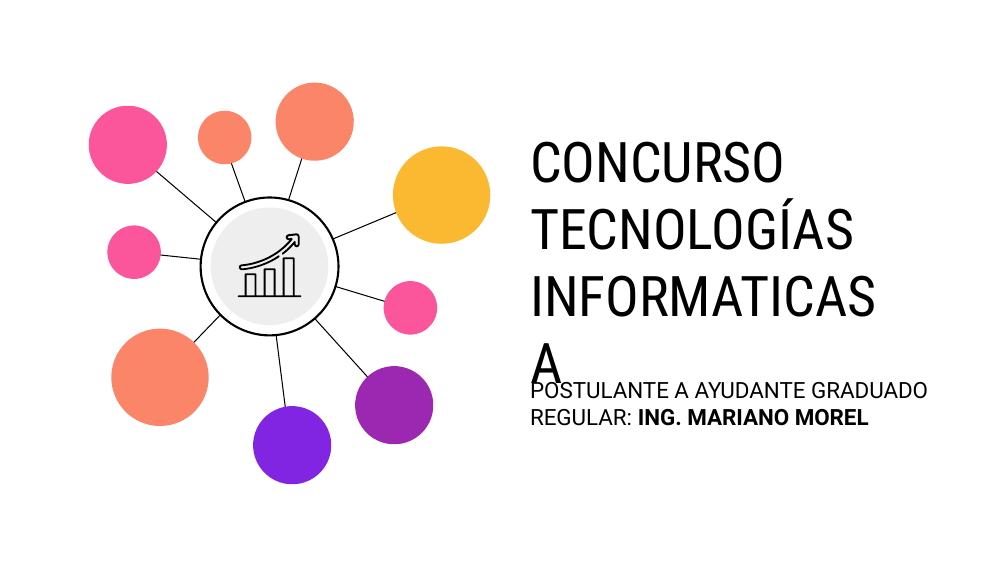
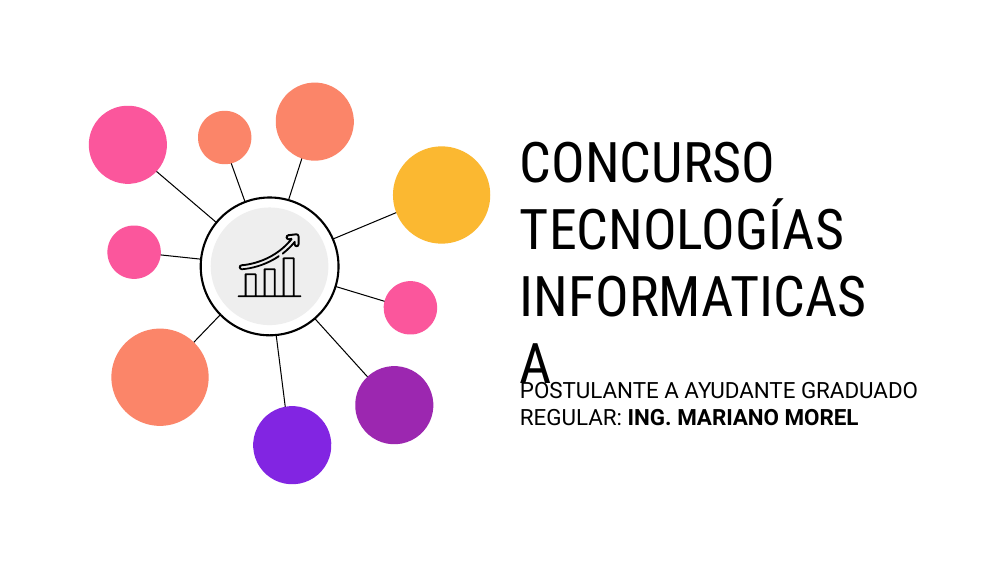
Before and after one commit to marianomorel/maestria-repo, a slide deck: slide 1 of Concurso - TIA - Regular/INFOGRAFIA - CONCURSO - MARIANO MOREL.pptx. Drawn at 1008x567 pixels with LibreOffice and Linux fonts; fonts in the diff are those of the drawing. Boxes give left, top, right and bottom in pixels: in the first picture for what was removed or moved away, otherwise in the second. Text is boxed around its words. In the diff, an @@ line names an element or a change of style, - is before the commit and + after.

```diff
--- a/Concurso - TIA - Regular/INFOGRAFIA - CONCURSO - MARIANO MOREL.pptx
+++ b/Concurso - TIA - Regular/INFOGRAFIA - CONCURSO - MARIANO MOREL.pptx
@@ title "CONCURSO TECNOLOGÍAS INFORMATICAS A": place and size @@
-title "CONCURSO TECNOLOGÍAS INFORMATICAS A" at bbox=[530, 141, 876, 397]
+title "CONCURSO TECNOLOGÍAS INFORMATICAS A" at bbox=[520, 141, 866, 397]
@@ mirrored; rotation 26 to 206 degrees in 3 elements at bbox=[94, 312, 225, 443], bbox=[177, 174, 362, 359], bbox=[191, 188, 349, 346] @@
@@ subtitle "POSTULANTE A AYUDANTE GRADUADO REGULAR: ...": place and size @@
-subtitle "POSTULANTE A AYUDANTE GRADUADO REGULAR: ..." at bbox=[530, 377, 928, 426]
+subtitle "POSTULANTE A AYUDANTE GRADUADO REGULAR: ..." at bbox=[520, 377, 918, 426]
```
Also in this commit, not shown: 37 other slides changed, 6 slides added, 7 other files.
